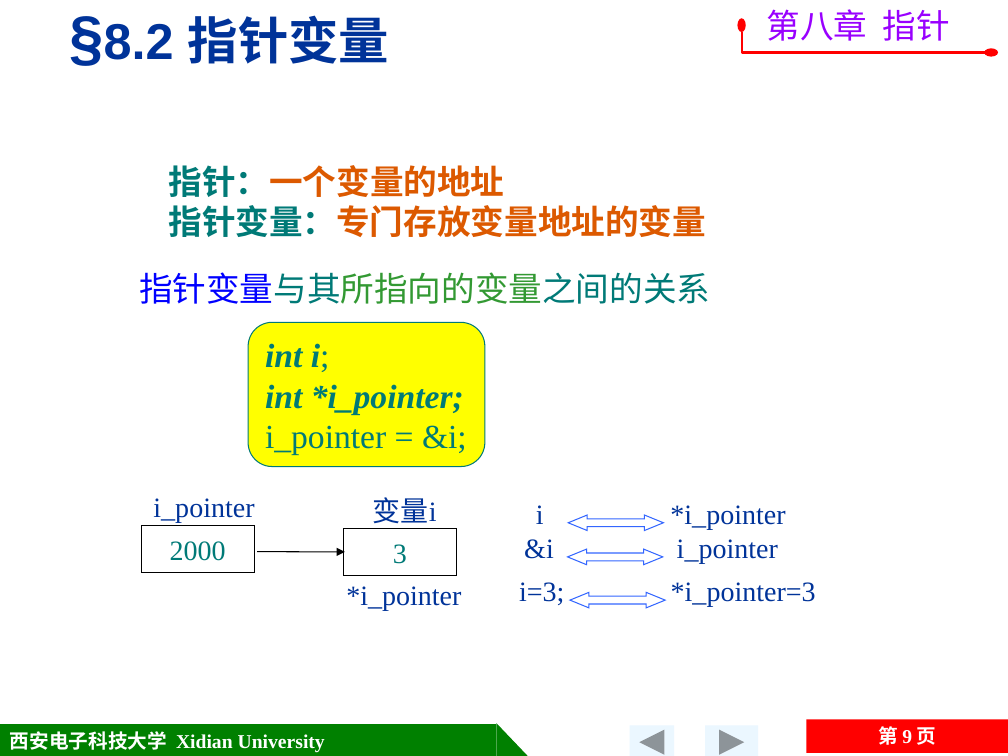
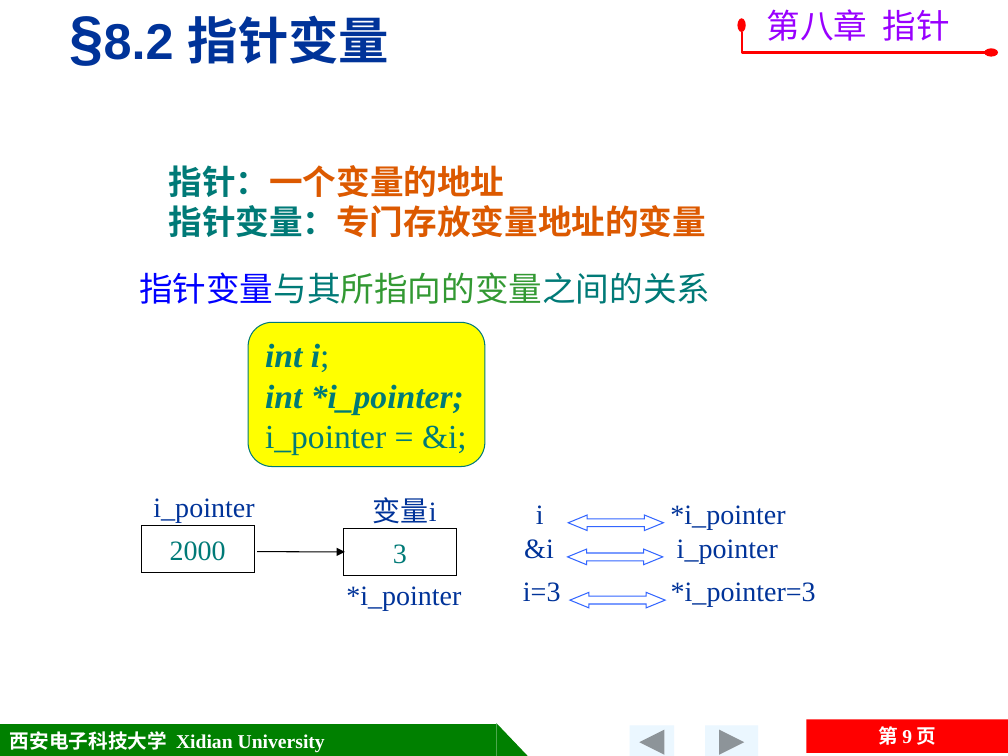
Before and after one commit to jtrfid/C-Repositories, a slide deck: slide 9 of 2015备课/课件/第8章 指针.pptx. Drawn at 1008x756 pixels with LibreOffice and Linux fonts; fonts in the diff are those of the drawing; background and template pictures are left out. Boxes give left, top, right and bottom in pixels: in the first picture for what was removed or moved away, otherwise in the second. Text is boxed around its words. In the diff, an @@ line names an element or a change of style, - is before the commit and + after.

```diff
--- a/2015备课/课件/第8章 指针.pptx
+++ b/2015备课/课件/第8章 指针.pptx
@@ text at (x1=523, y1=582, x2=561, y2=602): text changed @@
-i=3;
+i=3
```
Also in this commit, not shown: 4 other slides changed.
